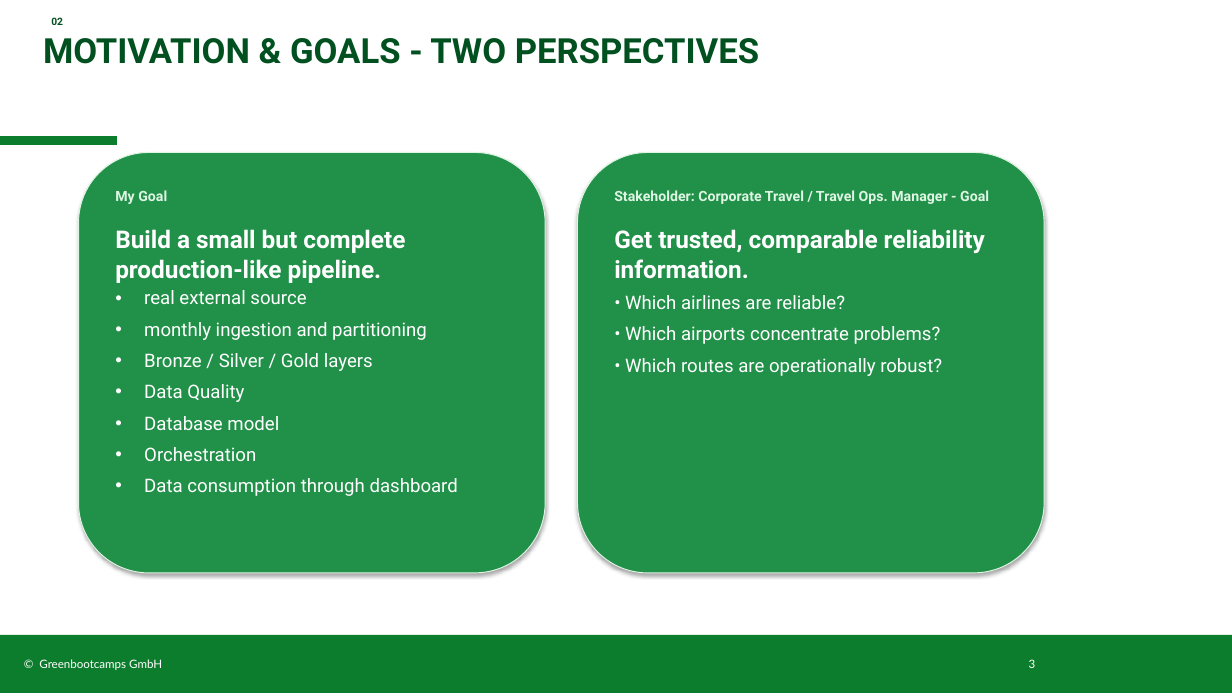
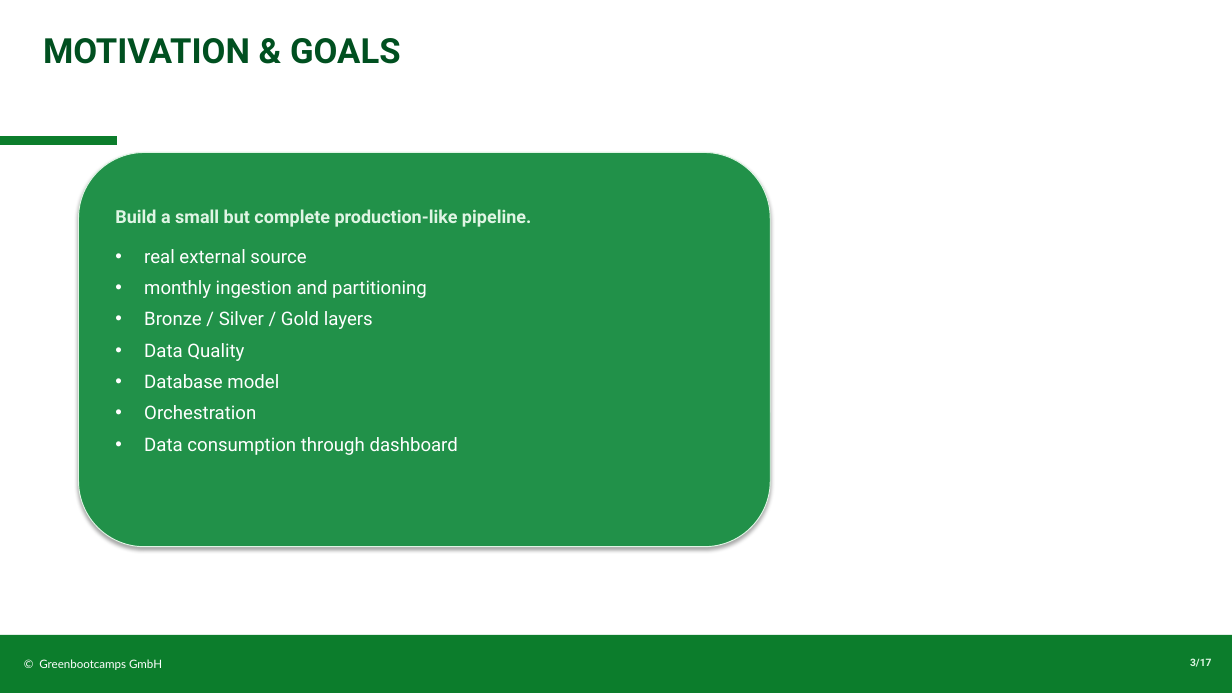
Before and after one commit to Peter-SQL/airline-operations-pipeline, a slide deck: slide 3 of docs/Airline_Reliability_PB.pptx. Drawn at 1232x693 pixels with LibreOffice and Linux fonts; fonts in the diff are those of the drawing; background and template pictures are left out. Boxes give left, top, right and bottom in pixels: in the first picture for what was removed or moved away, otherwise in the second. Text is boxed around its words. In the diff, an @@ line names an element or a change of style, - is before the commit and + after.

```diff
--- a/docs/Airline_Reliability_PB.pptx
+++ b/docs/Airline_Reliability_PB.pptx
@@ text removed at <box>51,17,63,25</box> @@
-02
@@ title at <box>43,38,401,64</box>: text changed @@
-MOTIVATION & GOALS - TWO PERSPECTIVES
+MOTIVATION & GOALS
@@ rounded rectangle: place and size @@
-rounded rectangle at <box>79,152,545,573</box>
+rounded rectangle at <box>79,152,771,547</box>
@@ rounded rectangle removed at <box>578,152,1044,573</box> @@
@@ text "Build a small but complete ...": place and size @@
-text "Build a small but complete ..." at <box>115,229,405,283</box>
+text "Build a small but complete ..." at <box>115,209,531,227</box>
@@ text "Build a small but complete ..." at <box>115,209,531,227</box>: size 19 to 14 pt, text colour #FFFFFF to #DFF5E4 @@
@@ text removed at <box>115,190,167,204</box> @@
-My Goal
@@ text removed at <box>614,190,989,204</box> @@
-Stakeholder: Corporate Travel / Travel Ops. Manager - Goal
@@ text removed at <box>614,229,985,279</box> @@
-Get trusted, comparable reliability information.
@@ text "real external source": place and size @@
-text "real external source" at <box>144,290,458,496</box>
+text "real external source" at <box>144,249,458,455</box>
@@ text removed at <box>625,295,942,376</box> @@
-• Which airlines are reliable?
-• Which airports concentrate problems?
-• Which routes are operationally robust?
@@ text at <box>39,659,162,670</box>: text changed @@
-© Greenbootcamps GmbH 3
+© Greenbootcamps GmbH
@@ page number added at <box>1190,658,1212,667</box>, 8 pt, text #DFF5E4, bold @@
+3/17
```
Also in this commit, not shown: 11 other slides changed, 5 slides added, 1 slide removed, 3 other files.
